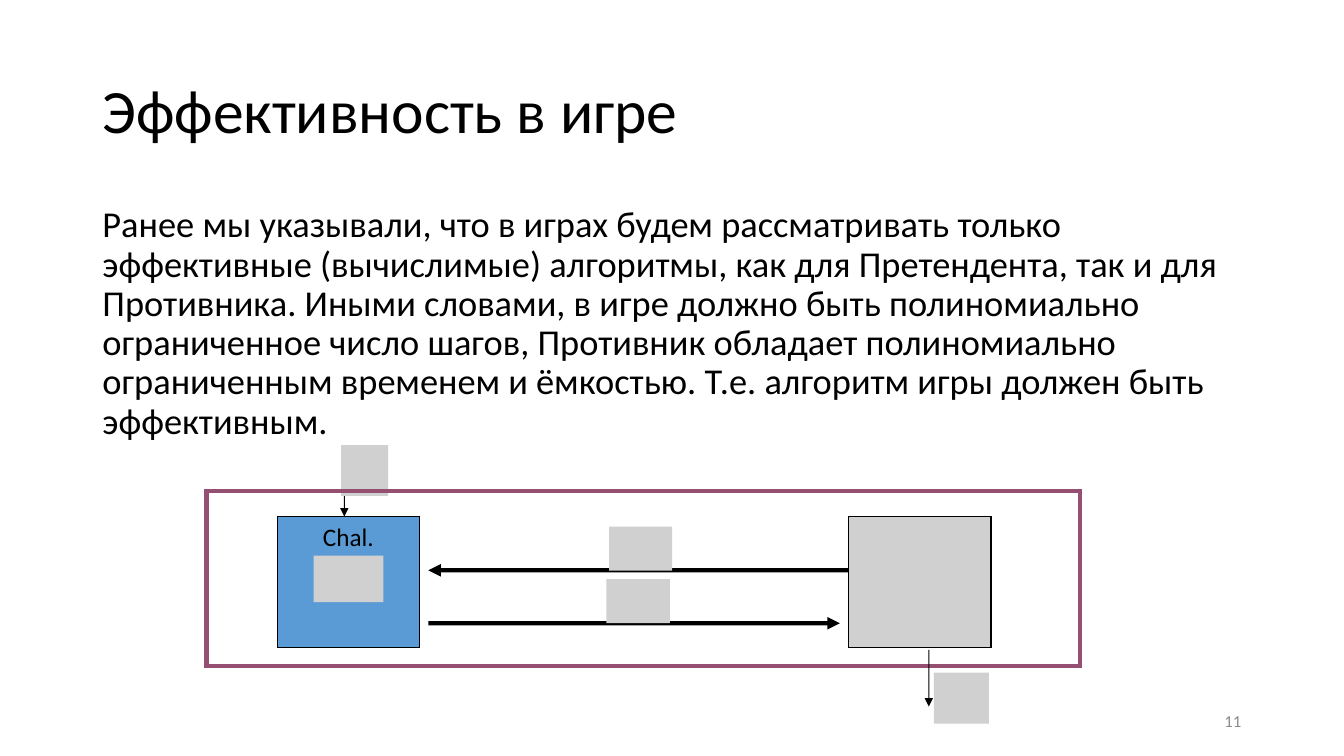
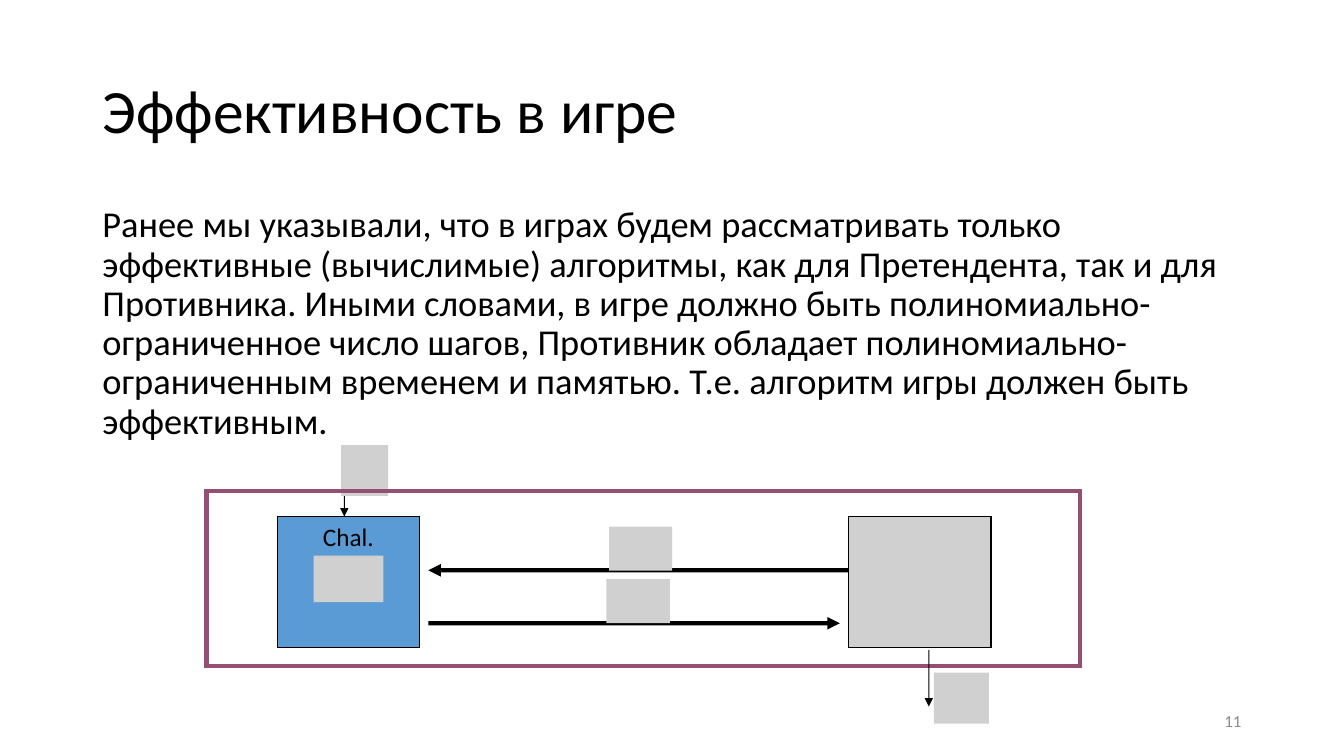
Before and after one commit to CryptoCourse/CryptoLectures, a slide deck: slide 11 of Lectures/Lecture2.pptx. Drawn at 1344x756 pixels with LibreOffice and Linux fonts; fonts in the diff are those of the drawing; grey boxes stand for pictures. Boxes give left, top, right and bottom in pixels: in the first picture for what was removed or moved away, otherwise in the second. Text is boxed around its words. In the diff, an @@ line names an element or a change of style, - is before the commit and + after.

```diff
--- a/Lectures/Lecture2.pptx
+++ b/Lectures/Lecture2.pptx
@@ text at (102,212,1217,440): text changed @@
-Ранее мы указывали, что в играх будем рассматривать только эффективные (вычислимые) алгоритмы, как для Претендента, так и для Противника. Иными словами, в игре должно быть полиномиально ограниченное число шагов, Противник обладает полиномиально ограниченным временем и ёмкостью. Т.е. алгоритм игры должен быть эффективным.
+Ранее мы указывали, что в играх будем рассматривать только эффективные (вычислимые) алгоритмы, как для Претендента, так и для Противника. Иными словами, в игре должно быть полиномиально-ограниченное число шагов, Противник обладает полиномиально-ограниченным временем и памятью. Т.е. алгоритм игры должен быть эффективным.
```
Also in this commit, not shown: 3 other slides changed, 1 slide added, 3 other files.
